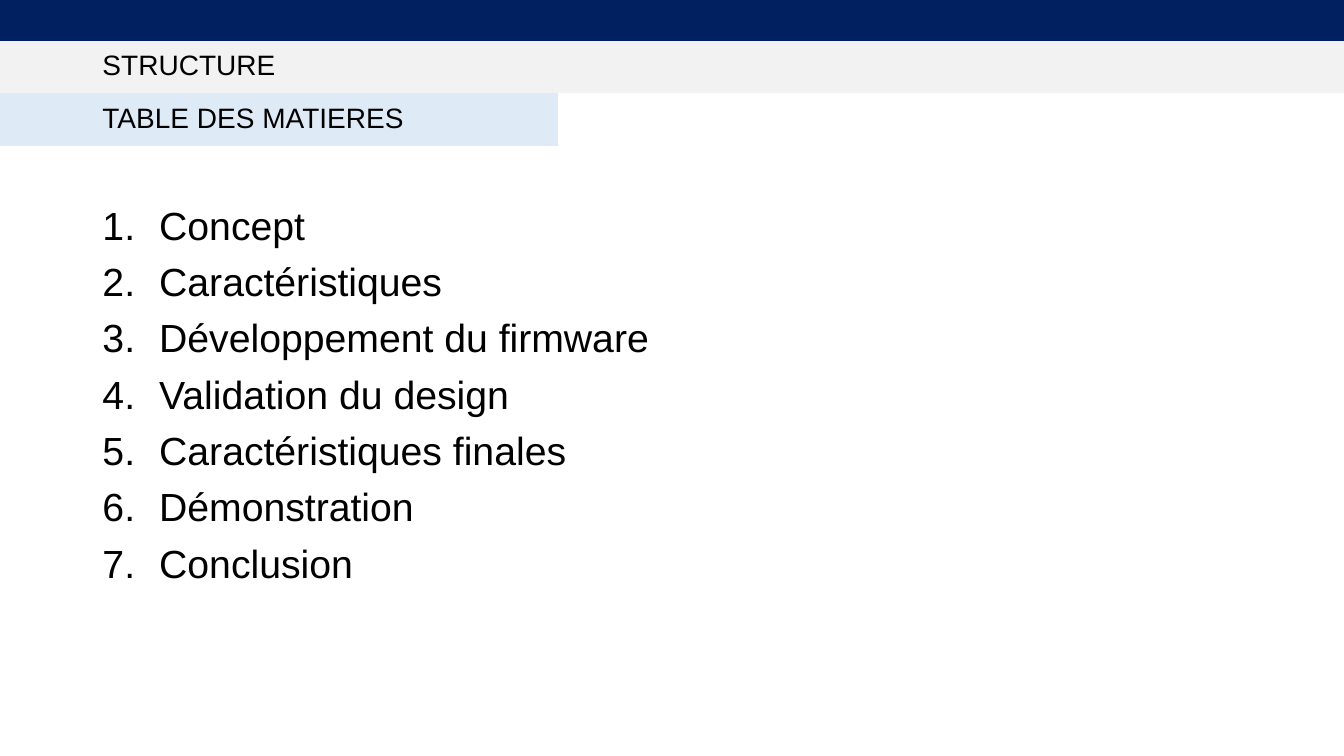
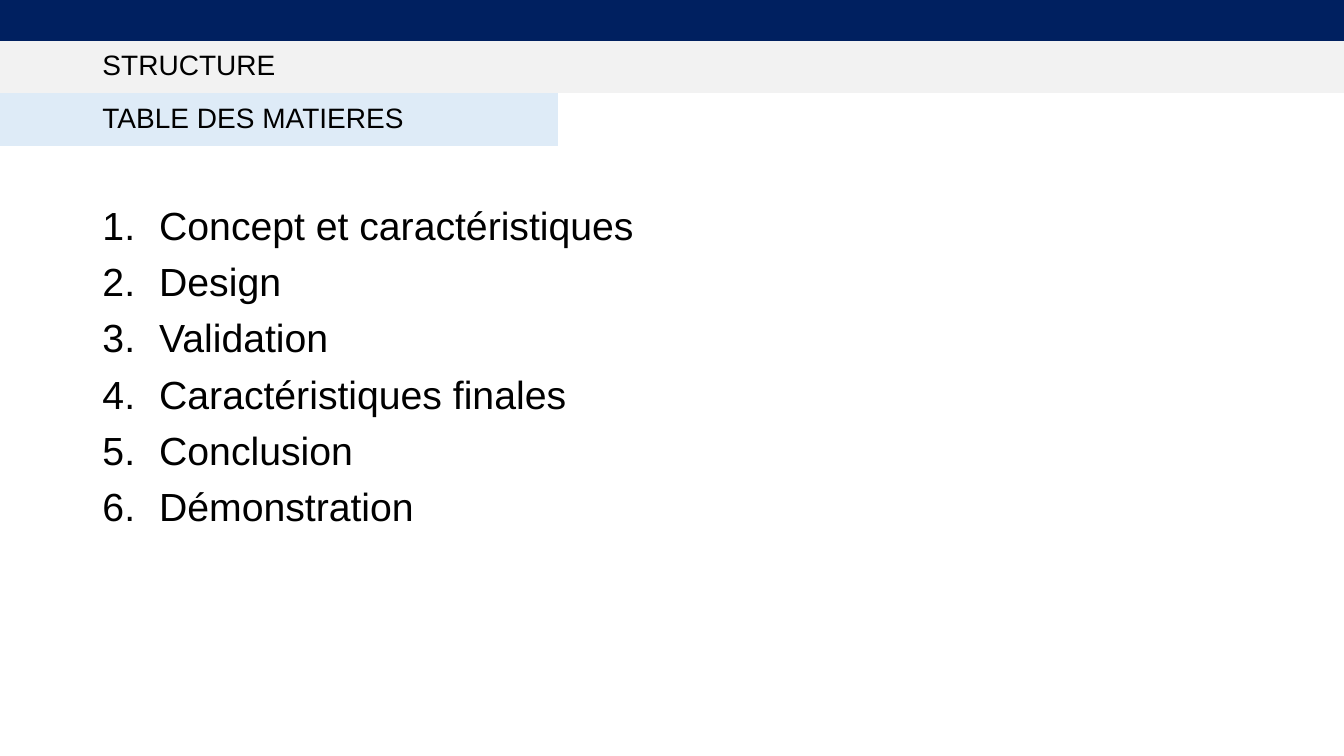
Before and after one commit to Ali-Z0/2221_Underwater-Positioning-System, a slide deck: slide 2 of doc/Presentations/Final/2221_LocalisationSousMarine-PresentationFinale.pptx. Drawn at 1344x756 pixels with LibreOffice and Linux fonts; fonts in the diff are those of the drawing. Boxes give left, top, right and bottom in pixels: in the first picture for what was removed or moved away, otherwise in the second. Text is boxed around its words. In the diff, an @@ line names an element or a change of style, - is before the commit and + after.

Commit message:
Powerpoint final

```diff
--- a/doc/Presentations/Final/2221_LocalisationSousMarine-PresentationFinale.pptx
+++ b/doc/Presentations/Final/2221_LocalisationSousMarine-PresentationFinale.pptx
@@ text at (159,211,633,353): text changed @@
-1. Concept
-2. Caractéristiques
-3. Développement du firmware
-4. Validation du design
+1. Concept et caractéristiques
+2. Design
+3. Validation
@@ text at (159,436,353,466): paragraph added @@
+5. Conclusion
@@ text at (159,549,353,579): paragraph removed @@
-7. Conclusion
```
Also in this commit, not shown: 6 other slides changed, 10 slides added, 1 slide removed, 3 other files.
